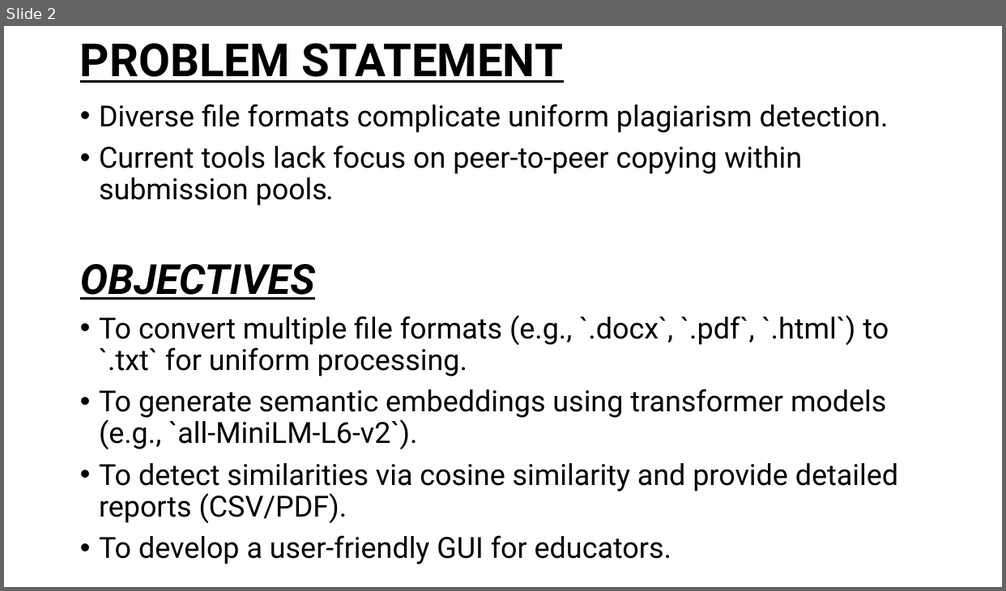
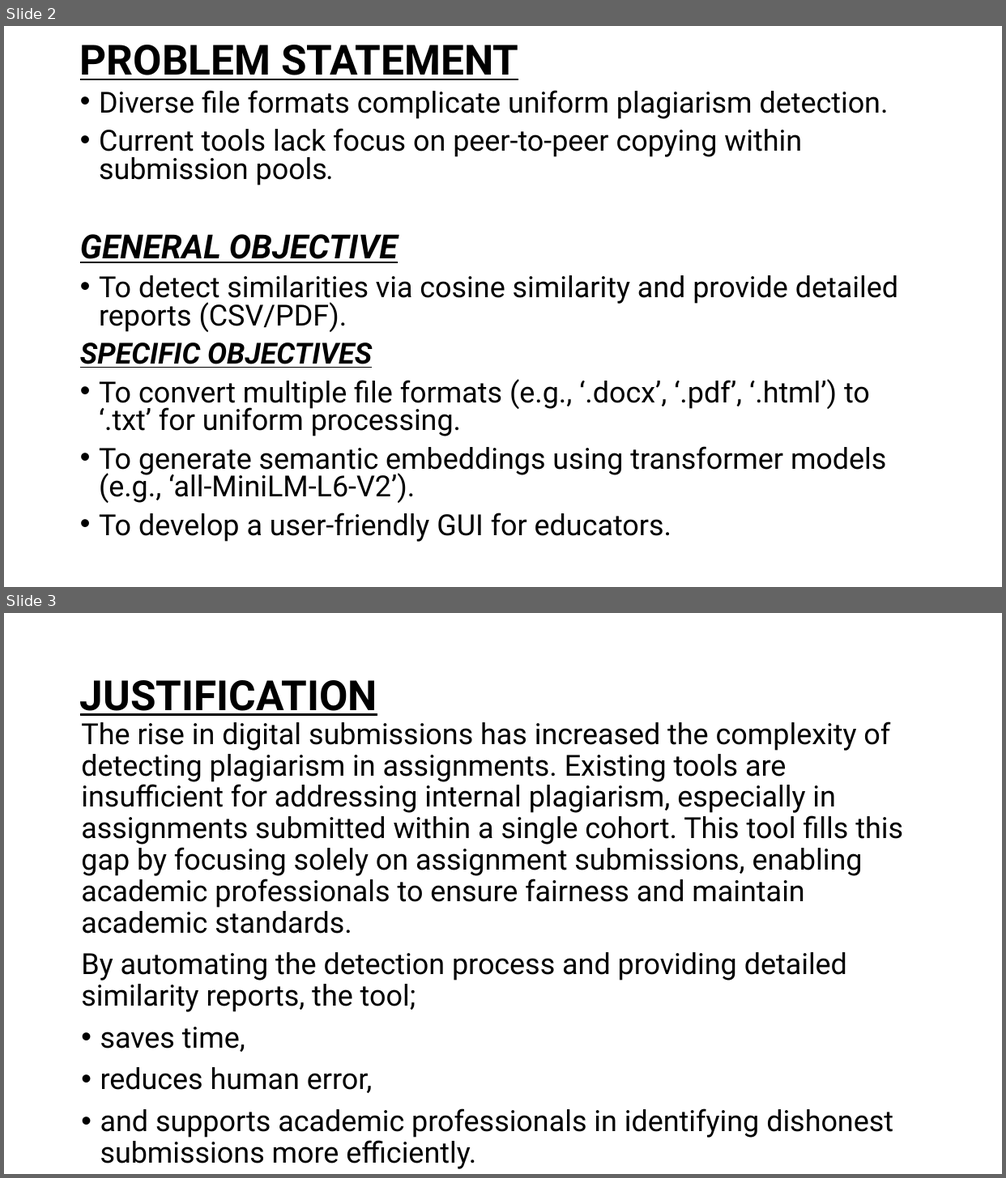
Before and after one commit to johnleshan/Plagiarism-Detector-Using-Sentence-Transformers, a slide deck: Documentation/Internal Plagiarism Detector.pptx. Shown one above the other, each under a label of ours: slide 2 before the commit, slides 2 and 3 after it. The pictures are 1006x591 and 1006x1178 pixels, drawn with LibreOffice and Linux fonts; fonts in the diff are those of the drawing. Boxes give left, top, right and bottom in pixels: in the first picture for what was removed or moved away, otherwise in the second. Text is boxed around its words. In the diff, an @@ line names an element or a change of style, - is before the commit and + after.

```diff
--- a/Documentation/Internal Plagiarism Detector.pptx
+++ b/Documentation/Internal Plagiarism Detector.pptx
@@ slide 3 added at bbox=[4, 613, 1002, 1174], background #FFFFFF @@
@@ title added at bbox=[80, 680, 377, 716], 40 pt, text #000000, bold, underline @@
+JUSTIFICATION
@@ text added at bbox=[81, 722, 903, 1169], 28 pt, text #000000 @@
+The rise in digital submissions has increased the complexity of detecting plagiarism in assignments. Existing tools are insufficient for addressing internal plagiarism, especially in assignments submitted within a single cohort. This tool fills this gap by focusing solely on assignment submissions, enabling academic professionals to ensure fairness and maintain academic standards.
+By automating the detection process and providing detailed similarity reports, the tool;
+• saves time,
+• reduces human error,
+• and supports academic professionals in identifying dishonest submissions more efficiently.
@@ slide 2 changed as well @@
@@ title "PROBLEM STATEMENT" at bbox=[80, 45, 518, 80]: size 44 to 40 pt @@
@@ text "Diverse file formats complicate uniform ...": place and size @@
-text "Diverse file formats complicate uniform ..." at bbox=[80, 104, 898, 565]
+text "Diverse file formats complicate uniform ..." at bbox=[80, 90, 898, 542]
@@ text at bbox=[99, 90, 898, 542]: line spacing 0.9 to 0.8 @@
@@ text at bbox=[80, 234, 398, 263]: text changed; size 28 to 32 pt; bold on; italic on @@
-OBJECTIVES
-• To convert multiple file formats (e.g., `.docx`, `.pdf`, `.html`) to `.txt` for uniform processing.
-• To generate semantic embeddings using transformer models (e.g., `all-MiniLM-L6-v2`).
+GENERAL OBJECTIVE
@@ text at bbox=[80, 343, 886, 503]: paragraphs added @@
+SPECIFIC OBJECTIVES
+• To convert multiple file formats (e.g., ‘.docx’, ‘.pdf’, ‘.html’) to ‘.txt’ for uniform processing.
+• To generate semantic embeddings using transformer models (e.g., ‘all-MiniLM-L6-V2’).
```
Also in this commit, not shown: 1 other slide changed, 2 other slides added.
